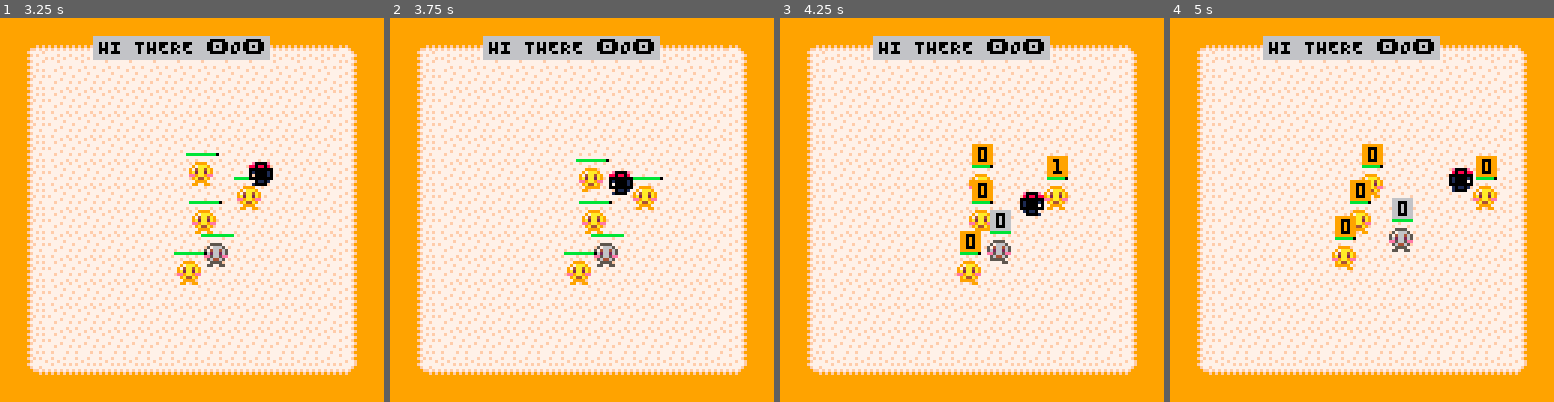
Above: before the commit, frames 1-4 (left to right).
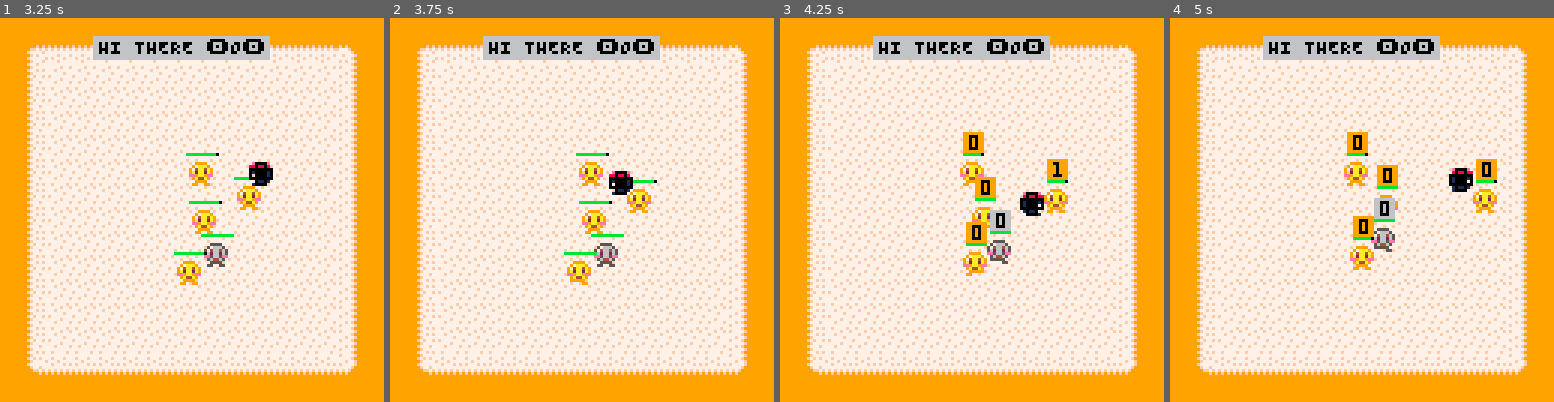
Above: after the commit, the same moments.

Repository: Lambdanaut/BBYS
Game: PICO-8 cartridge bbys.p8
Two runs of this game, one before a commit and one after it. Both use one fixed random seed, a clock stepped at 60 frames per second and the inputs below.
Inputs:
- Up to frame 1 (3.25 s): tap X (X key) at 0.33, 1.07, 1.85, 2.97 s; tap O (Z key) at 0.7, 1.7, 2.1, 2.5, 2.9 s; hold Right 1.6-2.1 s; hold Up 2.15-2.42 s; hold Right 2.47-3.03 s; hold Left from 3.08 s (still down)
- Up to frame 2 (3.75 s): tap O (Z key) at 3.3, 3.7 s; release Left at 3.58 s; hold Down from 3.63 s (still down)
- Up to frame 3 (4.25 s): release Down at 3.97 s; hold Right from 4.02 s (still down); tap X (X key) at 4.08 s; tap O (Z key) at 4.1 s
- Up to frame 4 (5 s): tap O (Z key) at 4.5, 4.9 s; release Right at 4.68 s; hold Up from 4.73 s (still down)

Frame 1 is identical in both runs. In frame 2, 0.9% of the frame differs, in the area x 46-72%, y 35-70%; in frame 3, 2.5%; in frame 4, 4.3%, in the area x 42-86%, y 29-66%.

Commit message:
even better bby collision

Diff:
--- a/bbys.p8
+++ b/bbys.p8
@@ -103,13 +103,13 @@
     -- Update level manager
     level_manager:update()
 
+    -- Update player physics
+    player:update()
+
     -- Update bby physics
     for _, bby in pairs(bbys) do
       bby:update()
     end
-
-    -- Update player physics
-    player:update()
 
     -- Update enemy physics
     for _, enemy in pairs(enemies.enemies) do
@@ -272,8 +272,7 @@
 
   -- Number of stages for each level, listed sequentially
   level_manager.stage_count = {20}
-
-  level_manager.time_since_last_stage = 0
+  level_manager.map_bounds = {x=1*8, y=1*8, w=15*8, h=15*8}  -- Rect of map bounds
 
   level_manager.enemy_spawn_tl = {0, 0}
   level_manager.enemy_spawn_t = {8, 0}
@@ -283,6 +282,8 @@
   level_manager.enemy_spawn_b = {8, 17}
   level_manager.enemy_spawn_bl = {0, 17}
   level_manager.enemy_spawn_l = {0, 8}
+
+  level_manager.time_since_last_stage = 0
 
   level_manager.init_level = function(self)
     make_player()
@@ -360,40 +361,6 @@
     end
   end
 
-  level_manager.update = function(self)
-    self.time_since_last_stage += DELTA_TIME
-
-    -- Toggle display of namebar ui
-    if (btnp(5)) then
-      sfx(SFX_TOGGLE_UI)
-      DISPLAY_NAMEBAR_UI = not DISPLAY_NAMEBAR_UI
-    end
-
-    if self.level < self.final_level then
-
-      if self.time_since_last_stage > self.stage_duration then
-        -- Next stage
-        self.time_since_last_stage = 0
-        self.stage += 1
-        self:init_stage()
-      end
-
-      if self.stage > self.stage_count[self.level] then
-        -- Next level
-        self.time_since_last_stage = 0
-        self.stage = 1
-        self.level += 1
-        self:destroy_level()
-        self:init_level()
-      end
-    end
-
-  end
-
-  level_manager.draw = function(self)
-    self:draw_map()
-  end
-
   level_manager.draw_stage_ui = function(self)
     -- Called each frame for stage_specific ui updates
     if self.level == 1 then
@@ -430,9 +397,87 @@
     end
   end
 
+  level_manager.update = function(self)
+    self.time_since_last_stage += DELTA_TIME
+
+    -- Toggle display of namebar ui
+    if (btnp(5)) then
+      sfx(SFX_TOGGLE_UI)
+      DISPLAY_NAMEBAR_UI = not DISPLAY_NAMEBAR_UI
+    end
+
+    if self.level < self.final_level then
+
+      -- Keep player and bbys in map bounds
+      self:keep_in_map_bounds()
+
+      if self.time_since_last_stage > self.stage_duration then
+        -- Next stage
+        self.time_since_last_stage = 0
+        self.stage += 1
+        self:init_stage()
+      end
+
+      if self.stage > self.stage_count[self.level] then
+        -- Next level
+        self.time_since_last_stage = 0
+        self.stage = 1
+        self.level += 1
+        self:destroy_level()
+        self:init_level()
+      end
+    end
+
+  end
+
+  level_manager.draw = function(self)
+    self:draw_map()
+  end
+
   level_manager.draw_map = function(self)
     camera(8, 8)
     map(0, 0, 0, 0, 18, 18)
+  end
+
+  level_manager.keep_in_map_bounds = function(self)
+    -- Keep player in map bounds
+    if player.pos[2] < self.map_bounds.y then
+      -- top
+      player.pos[2] = self.map_bounds.y
+    end
+    if player.pos[2] > self.map_bounds.y + self.map_bounds.h then
+      -- bottom
+      player.pos[2] = self.map_bounds.y + self.map_bounds.h
+    end
+    if player.pos[1] < self.map_bounds.x then
+      -- left
+      player.pos[1] = self.map_bounds.x
+    end
+    if player.pos[1] > self.map_bounds.x + self.map_bounds.w then
+      -- bottom
+      player.pos[1] = self.map_bounds.x + self.map_bounds.w
+    end
+
+    -- Keep bbys in map bounds
+    for _, bby in pairs(bbys) do
+      -- Add/subtract 8 for one tile difference with bbys (they can't go all the way to the edge)
+      if bby.pos[2] < self.map_bounds.y + 8 then
+        -- top
+        bby.pos[2] = self.map_bounds.y + 8
+      end
+      if bby.pos[2] > self.map_bounds.y + self.map_bounds.h - 8 then
+        -- bottom
+        bby.pos[2] = self.map_bounds.y + self.map_bounds.h - 8
+      end
+      if bby.pos[1] < self.map_bounds.x + 8 then
+        -- left
+        bby.pos[1] = self.map_bounds.x + 8
+      end
+      if bby.pos[1] > self.map_bounds.x + self.map_bounds.w - 8 then
+        -- bottom
+        bby.pos[1] = self.map_bounds.x + self.map_bounds.w - 8
+      end
+    end
   end
 
   level_manager.draw_message = function(self, center_pos, message, palette, display_namebar, bar_length)
@@ -583,9 +628,6 @@
     -- Do animation if we moved
     self.animator.animation_flag = did_move
     if x_change > 0 then self.animator.flip_sprite = true elseif x_change < 0 then self.animator.flip_sprite = false end
-
-    -- Adjust position based on collision
-    self:collide()
 
   end
 
@@ -946,10 +988,14 @@
       if other_bby ~= self then
         if self.collider:is_colliding(other_bby) then
 
+          if other_bby.push_index == self.push_index and self.push_index > 0 then
+            other_bby.push_index += 1
+          end
+
           if other_bby.push_index > self.push_index then
             -- Do colliding with pushed bby
-            other_bby.push_index = other_bby.push_index + 1
-            self.push_index = other_bby.push_index - 1
+            self.push_index = other_bby.push_index
+            other_bby.push_index += 1
             self.is_pushed_by_bby = true
 
             local collision_direction = self.collider:get_collision_direction(other_bby)
